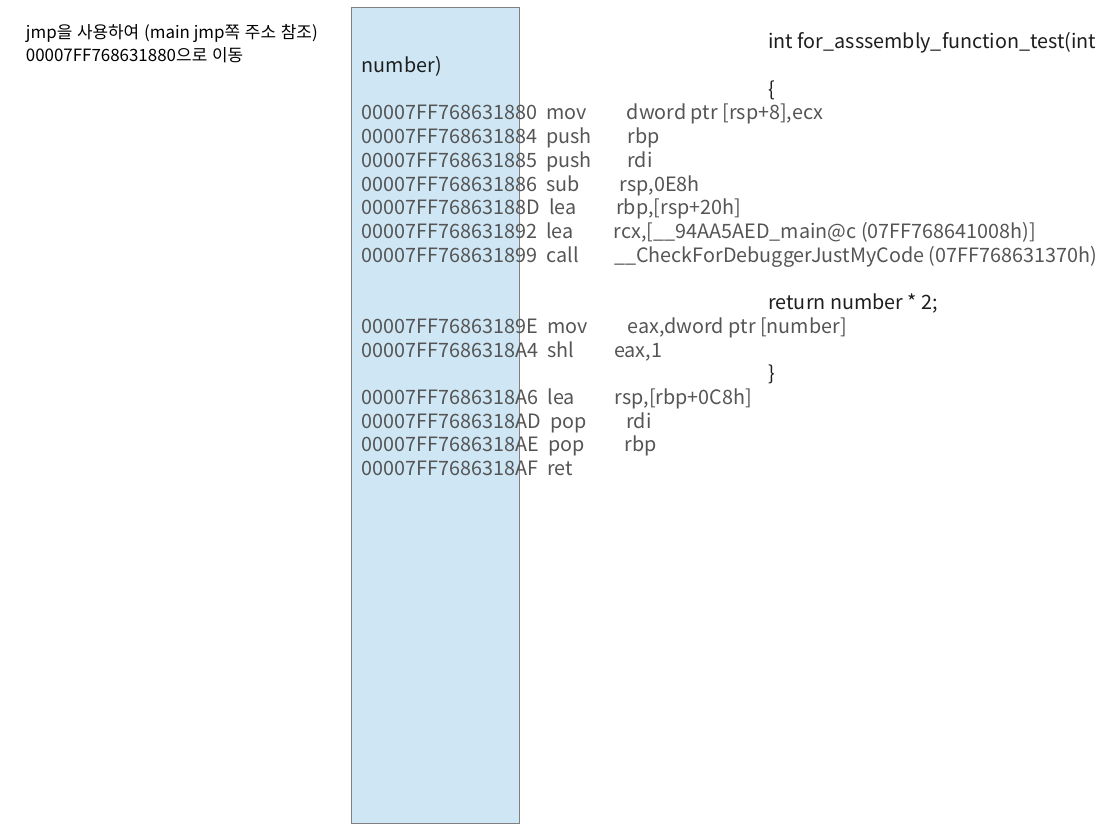
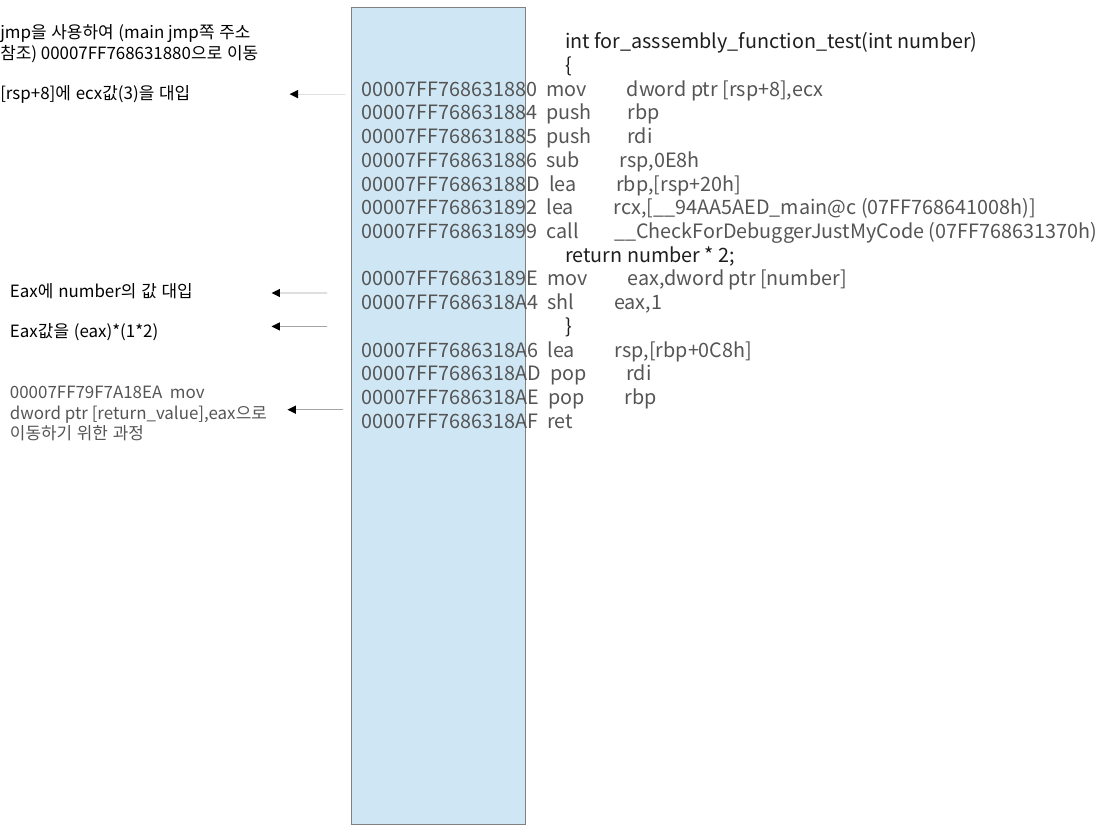
Before and after one commit to EDDI-RobotAcademy/SDC-AI-LectureNotes, a slide deck: slide 5 of c/junghunwoo/homework/1-2/2차 과제.odp (slide 4 before the commit). Drawn at 1120x840 pixels with LibreOffice and Linux fonts; fonts in the diff are those of the drawing. Boxes give left, top, right and bottom in pixels: in the first picture for what was removed or moved away, otherwise in the second. Text is boxed around its words. In the diff, an @@ line names an element or a change of style, - is before the commit and + after.

```diff
--- a/c/junghunwoo/homework/1-2/2차 과제.odp
+++ b/c/junghunwoo/homework/1-2/2차 과제.odp
@@ text "jmp을 사용하여 (main jmp쪽 주소 ...": place and size @@
-text "jmp을 사용하여 (main jmp쪽 주소 ..." at box(26, 24, 318, 63)
+text "jmp을 사용하여 (main jmp쪽 주소 ..." at box(0, 24, 258, 103)
@@ text "int for_asssembly_function_test(int number)" rewrapped from box(614, 32, 1097, 456) to box(362, 32, 1097, 434) @@
@@ rectangle removed at box(352, 8, 519, 824) @@
@@ freeform shape added at box(352, 8, 525, 824), fill #CFE7F5, outline #808080 0 pt @@
@@ text at box(0, 85, 190, 103): paragraph added @@
+[rsp+8]에 ecx값(3)을 대입
@@ arrow added from (346, 95) to (290, 95), #000000 0 pt @@
@@ text added at box(10, 283, 267, 441), 12 pt, text #555555 @@
+Eax에 number의 값 대입
+Eax값을 (eax)*(1*2)
+00007FF79F7A18EA mov dword ptr [return_value],eax으로 이동하기 위한 과정
@@ arrow added from (327, 293) to (271, 293), #000000 0 pt @@
@@ arrow added from (327, 326) to (271, 326), #000000 0 pt @@
@@ arrow added from (344, 410) to (288, 410), #000000 0 pt @@
```
Also in this commit, not shown: 3 other slides changed, 2 slides added, 1 other file.
